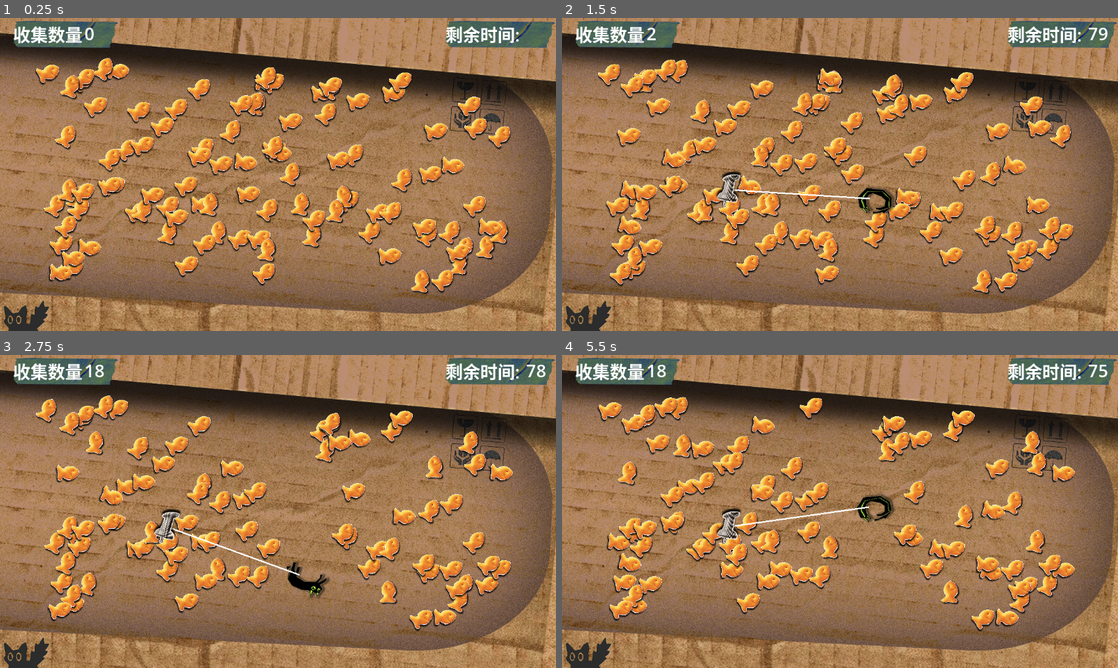
Above: before the commit, frames 1-4 (two rows, left to right).
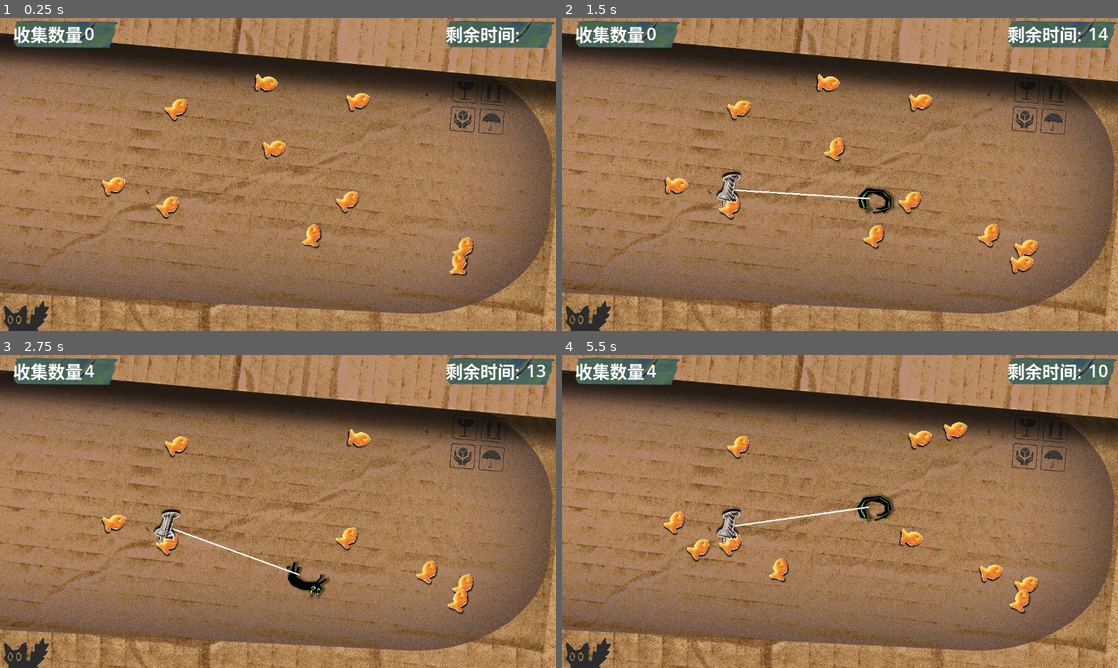
Above: after the commit, the same moments.

Repository: OVOAOVO/hajimi
Game: Godot game, scene res://level/game3Time.tscn
The game is run twice, just before and just after one commit, with the same random seed, the same clock (stepped at 60 frames per second) and the same inputs. This scene is started directly instead of the project's main scene. The engine's default icon, where the game draws it, is replaced by a stand-in: a white triangle on a blue panel in a dark square. Sound files missing from this copy of the repository are replaced by a short silence.
Inputs (mouse positions are in pixels of both pictures, inside the frame that each line leads up to):
- Up to frame 1 (0.25 s): no input
- Up to frame 2 (1.5 s): tap Enter at 0.5 s; move the mouse to (962, 158) at 0.52 s; click (962, 158) at 0.67 s; move the mouse to (728, 190) at 1.27 s; click (728, 190) at 1.42 s
- Up to frame 3 (2.75 s): move the mouse to (333, 442) at 2.02 s; click (333, 442) at 2.17 s
- Up to frame 4 (5.5 s): move the mouse to (812, 574) at 2.77 s; click (812, 574) at 2.92 s; move the mouse to (1006, 558) at 3.52 s; click (1006, 558) at 3.67 s; move the mouse to (673, 464) at 4.27 s; click (673, 464) at 4.42 s; move the mouse to (867, 511) at 5.02 s; click (867, 511) at 5.17 s

The runs differ from the first frame. In frame 1, 15% of the frame differs, in the area x 6-92%, y 12-89%; in frame 2, 14%; in frame 3, 13%; in frame 4, 13%.

Commit message:
第三关结算切换

Diff:
--- a/level/game3Time.tscn
+++ b/level/game3Time.tscn
@@ -16,11 +16,11 @@
 cat_scene = ExtResource("2_km7p3")
 pin_scene = ExtResource("3_dlvv5")
 coin_scene = ExtResource("4_eaipt")
-coin_count = 100
+coin_count = 10
 coin_margin = 100.0
 coin_respawn_interval = 1.0
 tile_map = NodePath("Map")
-_time_remaining = 80.0
+_time_remaining = 15.0
 
 [node name="TextureRect" type="TextureRect" parent="." unique_id=773417515]
 z_index = -1
--- a/scripts/CoreLogicTime.gd
+++ b/scripts/CoreLogicTime.gd
@@ -22,6 +22,18 @@
 @export var coin_margin: float = 40.0       # 金币离地图边缘的最小距离
 @export var coin_respawn_interval: float = 2.0  # 金币重生间隔（秒）
 @export var tile_map: TileMapLayer = null   # 地图 TileMapLayer 引用
+
+# ============================================================
+# 结算评级配置（四个等级的分段值，编辑器可调）
+# ============================================================
+@export var tier_2_min: int = 5       # 达到此数量进入 2 级
+@export var tier_3_min: int = 10      # 达到此数量进入 3 级
+@export var tier_4_min: int = 15      # 达到此数量进入 4 级（最高级）
+@export var tier_1_label: String = "再接再厉！"
+@export var tier_2_label: String = "不错哦~"
+@export var tier_3_label: String = "太厉害了！"
+@export var tier_4_label: String = "完美通关！！"
+
 # UI Label 引用（在 _ready 中自动查找）
 var _current_value_label: Label = null
 var _time_value_label: Label = null
@@ -322,14 +334,32 @@
 		_current_value_label.text = str(_coin_collected)
 
 
+## 根据收集数量返回对应的评级文字
+func _get_tier_label() -> String:
+	if _coin_collected >= tier_4_min:
+		return tier_4_label
+	elif _coin_collected >= tier_3_min:
+		return tier_3_label
+	elif _coin_collected >= tier_2_min:
+		return tier_2_label
+	else:
+		return tier_1_label
+
+
 ## 显示结算界面并暂停游戏
 func _show_settlement() -> void:
-	var settlement := $CanvasLayer.get_node_or_null("结算界面")
-	if settlement:
-		settlement.process_mode = Node.PROCESS_MODE_WHEN_PAUSED
-		settlement.visible = true
+	# 结算界面.tscn 结构: Node2D(根) → 结算界面(Control) → Label
+	var settlement_root := $CanvasLayer.get_node_or_null("结算界面")
+	if settlement_root:
+		settlement_root.process_mode = Node.PROCESS_MODE_WHEN_PAUSED
+		settlement_root.visible = true
+		# 根据收集数量替换评级文字
+		var control := settlement_root.get_node_or_null("结算界面")
+		if control:
+			var label := control.get_node_or_null("Label")
+			if label:
+				label.text = _get_tier_label()
 		get_tree().paused = true
-
 
 
 ## 猫碰到金币时触发，让金币消失（仅在圆周旋转模式下生效）
